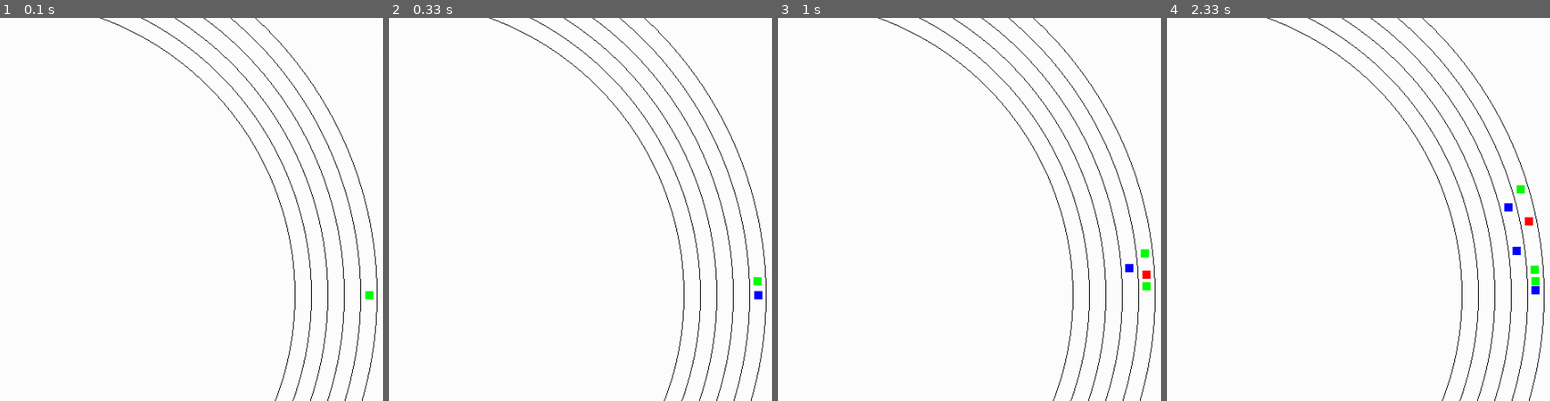
Above: before the commit, frames 1-4 (left to right).
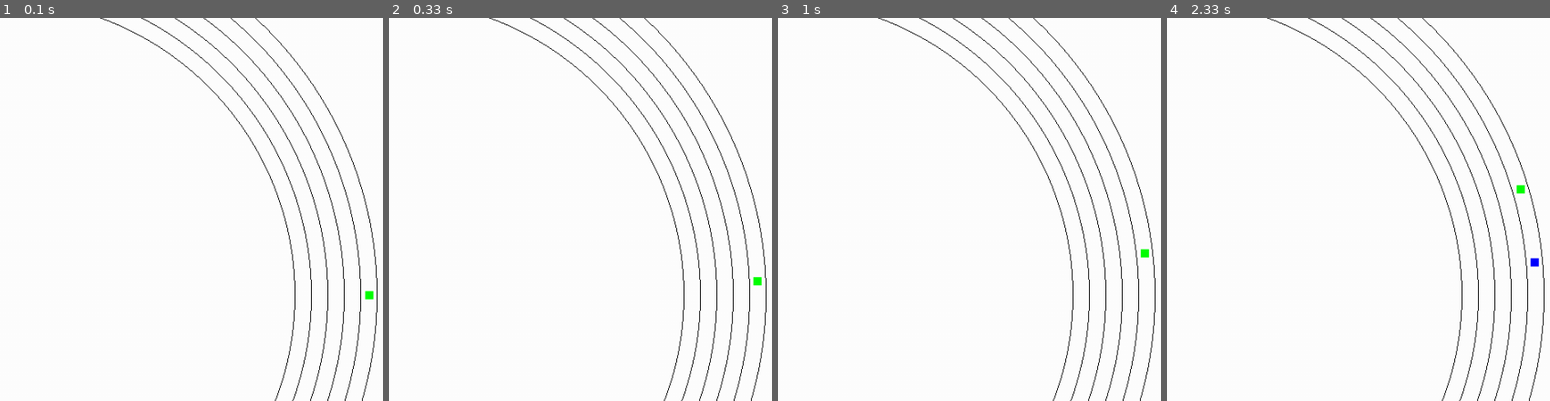
Above: after the commit, the same moments.

Repository: atonderski/TrafficMadness
Game: pygame game, started from traffic_madness/main.py
The game is run twice, just before and just after one commit, with the same random seed, the same clock (stepped at 60 frames per second) and the same inputs.
Inputs:
- Up to frame 1 (0.1 s): no input
- Up to frame 2 (0.33 s): no input
- Up to frame 3 (1 s): no input
- Up to frame 4 (2.33 s): no input
The pictures show only the part of the screen within x 50-100%, y 14-64%; the shares and areas given below are measured in that part.

Frame 1 is identical in both runs. In frame 2, less than 0.1% of the frame differs, in the area x 95-98%, y 71-74%; in frame 3, 0.2%; in frame 4, 0.4%, in the area x 88-98%, y 48-73%.

Commit message:
Define bucket number and get bucket length

Diff:
--- a/traffic_madness/config.py
+++ b/traffic_madness/config.py
@@ -9,9 +9,10 @@
         self.lanes = 5
         self.speed_limit = 20
         self.track_length = 1000
+        self.buckets = float(66)
         self.max_num_cars = 150
-        self.buffer_length = 5
-        self.bucket_length = 50
+        self.buffer_length = 500
+        self.bucket_length = self.track_length / self.buckets
         # car properties
         self.acceleration = 4.3
         self.deceleration = 7.5
